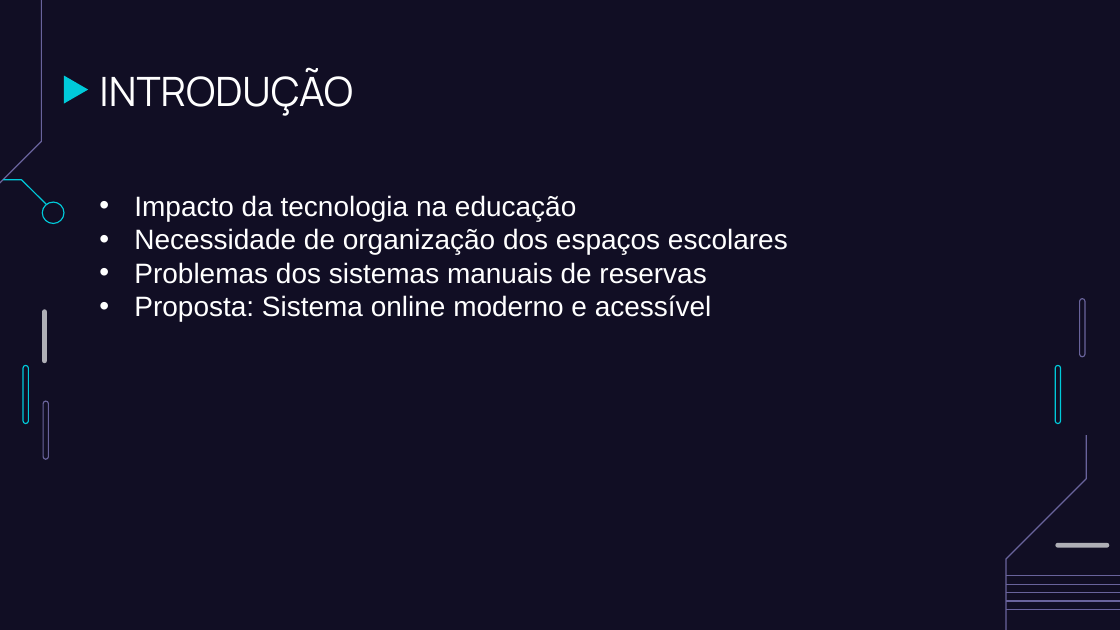
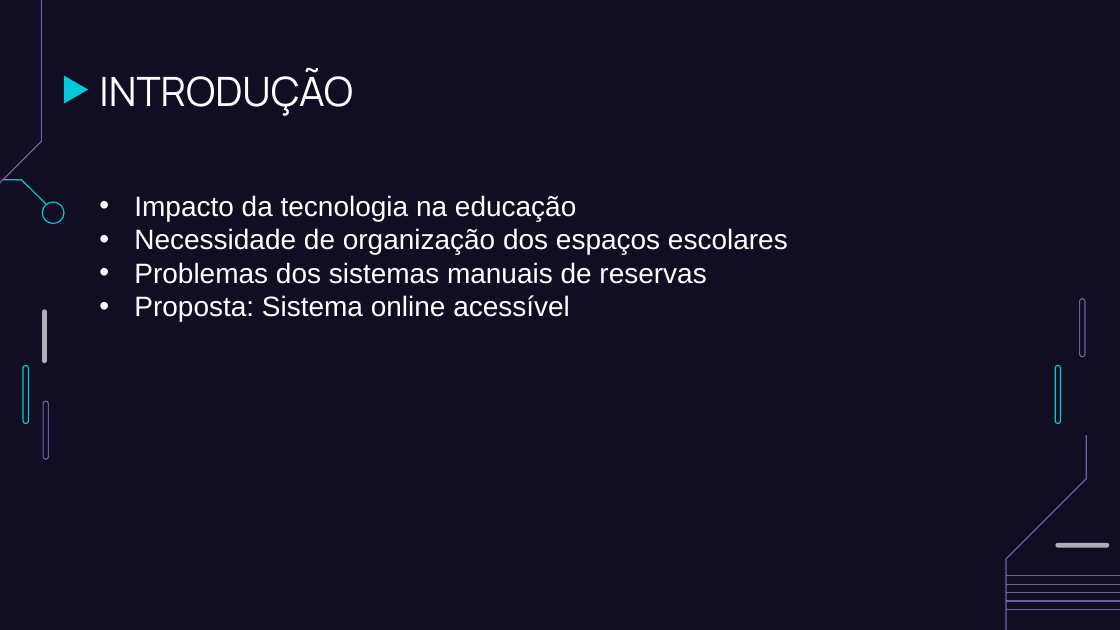
Before and after one commit to EduardoHRL/Projetos, a slide deck: slide 3 of tcc/apresentacao/Apresentação TCC.pptx. Drawn at 1120x630 pixels with LibreOffice and Linux fonts; fonts in the diff are those of the drawing. Boxes give left, top, right and bottom in pixels: in the first picture for what was removed or moved away, otherwise in the second. Text is boxed around its words. In the diff, an @@ line names an element or a change of style, - is before the commit and + after.

```diff
--- a/tcc/apresentacao/Apresentação TCC.pptx
+++ b/tcc/apresentacao/Apresentação TCC.pptx
@@ subtitle at (134,295,570,322): text changed @@
-• Proposta: Sistema online moderno e acessível
+• Proposta: Sistema online acessível
```
Also in this commit, not shown: 2 other slides changed, 2 other files.
